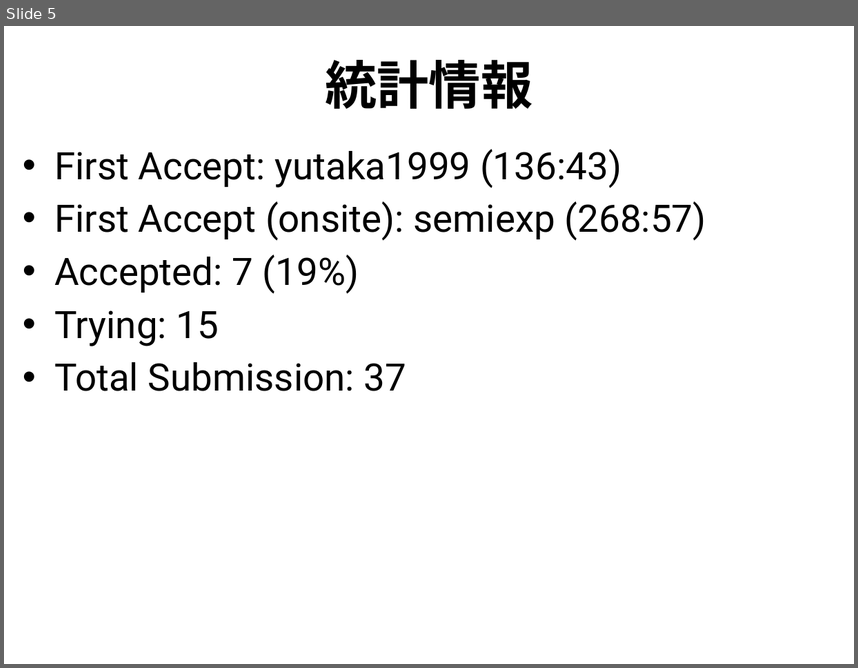
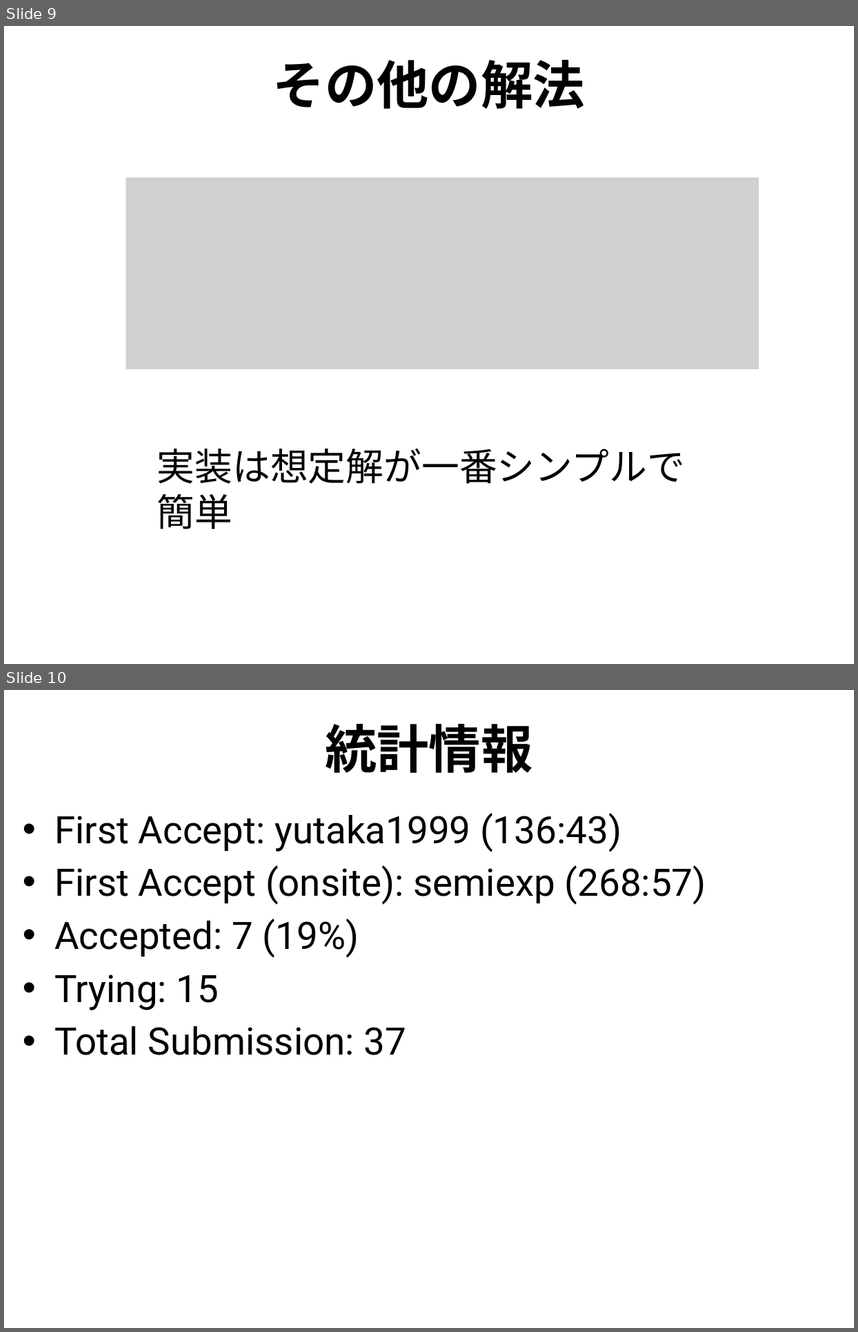
Before and after one commit to utpcjp/utpcjp.github.com, a slide deck: 2013/slides/I.pptx. Shown one above the other, each under a label of ours: slide 5 before the commit, slides 9 and 10 after it. The pictures are 858x668 and 858x1332 pixels, drawn with LibreOffice and Linux fonts; fonts in the diff are those of the drawing; grey boxes stand for pictures. Boxes give left, top, right and bottom in pixels: in the first picture for what was removed or moved away, otherwise in the second. Text is boxed around its words. In the diff, an @@ line names an element or a change of style, - is before the commit and + after.

```diff
--- a/2013/slides/I.pptx
+++ b/2013/slides/I.pptx
@@ slide 9 added at (x1=4, y1=26, x2=854, y2=664), background #FFFFFF @@
@@ title added at (x1=273, y1=60, x2=585, y2=109), 44 pt, text #000000, bold @@
+その他の解法
@@ picture added at (x1=125, y1=177, x2=758, y2=370) @@
@@ text added at (x1=157, y1=448, x2=685, y2=529), 32 pt, text #000000 @@
+実装は想定解が一番シンプルで簡単
@@ what was slide 5 is now slide 10 @@
```
Also in this commit, not shown: 3 slides changed, 5 other slides added, 1 slide removed, 6 other files.
